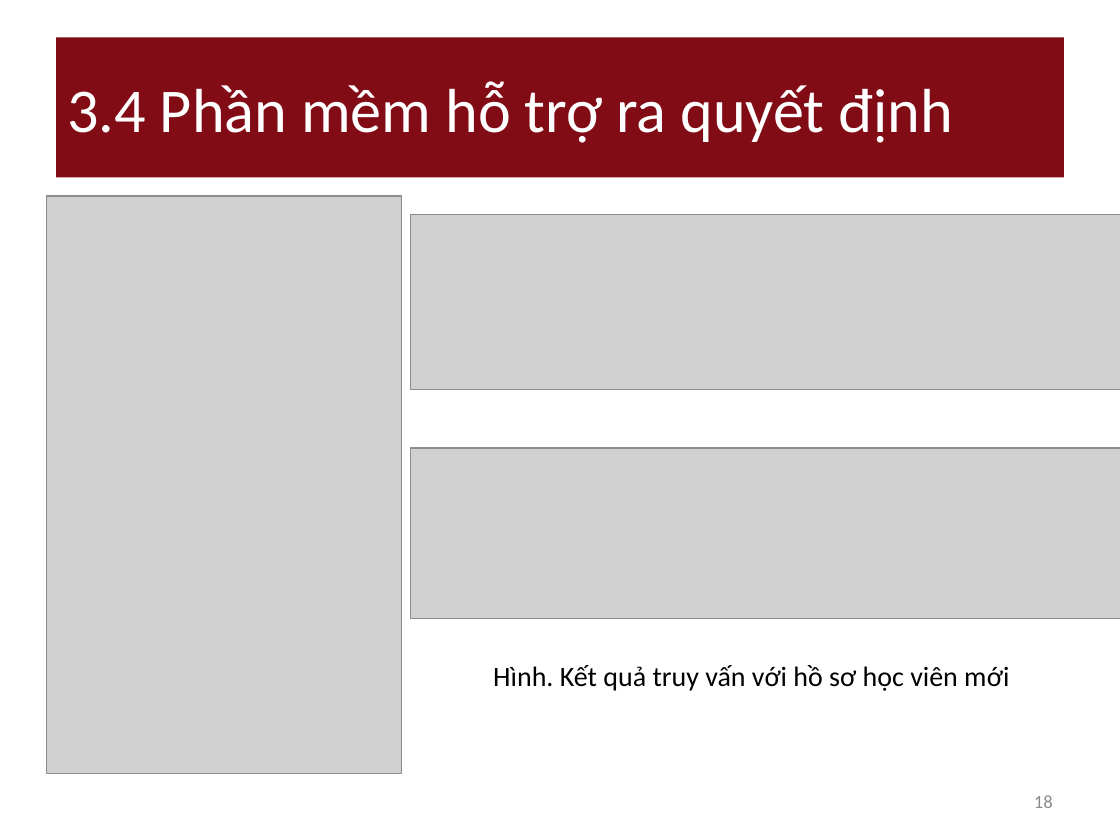
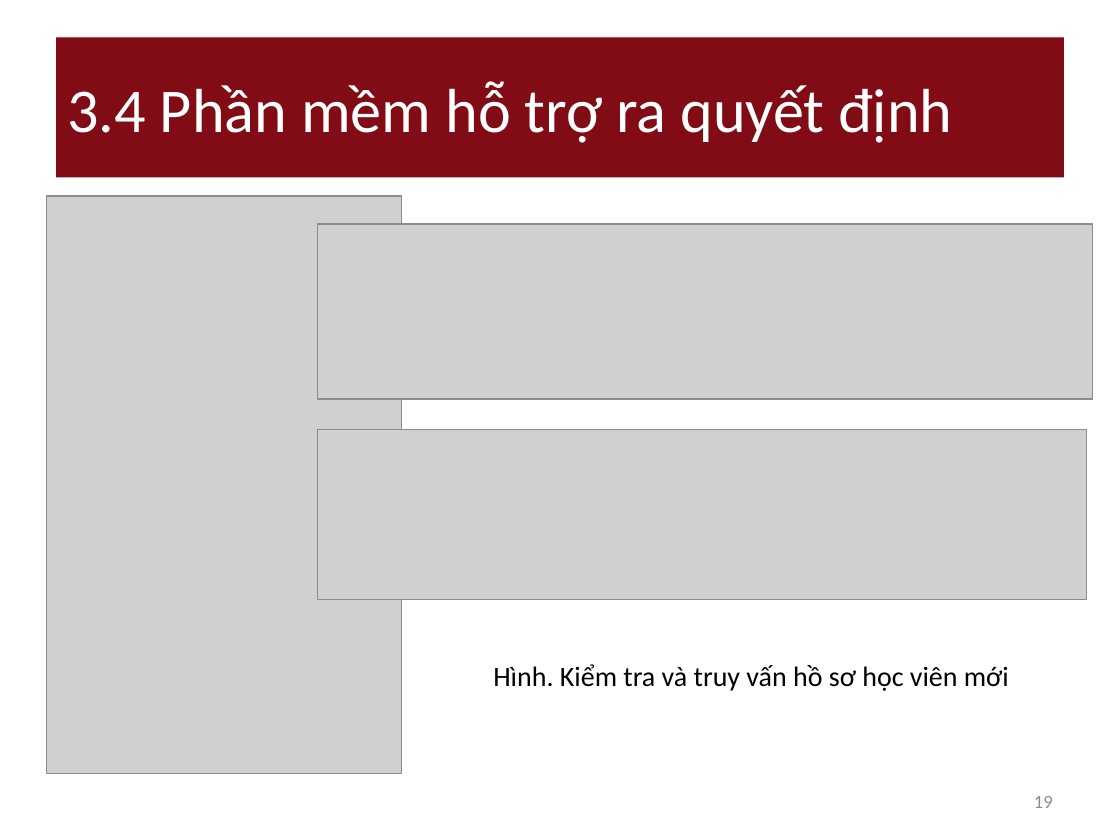
Before and after one commit to nguyendanhtu/drop-out, a slide deck: slide 19 of 01. Document/DropOut_Project_Report v_04.12.2011.pptx (slide 18 before the commit). Drawn at 1120x840 pixels with LibreOffice and Linux fonts; fonts in the diff are those of the drawing; grey boxes stand for pictures. Boxes give left, top, right and bottom in pixels: in the first picture for what was removed or moved away, otherwise in the second. Text is boxed around its words. In the diff, an @@ line names an element or a change of style, - is before the commit and + after.

```diff
--- a/01. Document/DropOut_Project_Report v_04.12.2011.pptx
+++ b/01. Document/DropOut_Project_Report v_04.12.2011.pptx
@@ picture: place and size @@
-picture at (411, 215, 1120, 390)
+picture at (317, 224, 1092, 399)
@@ picture: place and size @@
-picture at (411, 448, 1120, 618)
+picture at (317, 429, 1086, 599)
@@ text at (493, 664, 1009, 691): text changed @@
-Hình. Kết quả truy vấn với hồ sơ học viên mới
+Hình. Kiểm tra và truy vấn hồ sơ học viên mới
@@ page number at (1034, 796, 1053, 808): text changed @@
-18
+19
```
Also in this commit, not shown: 4 other slides changed, 1 slide added.
